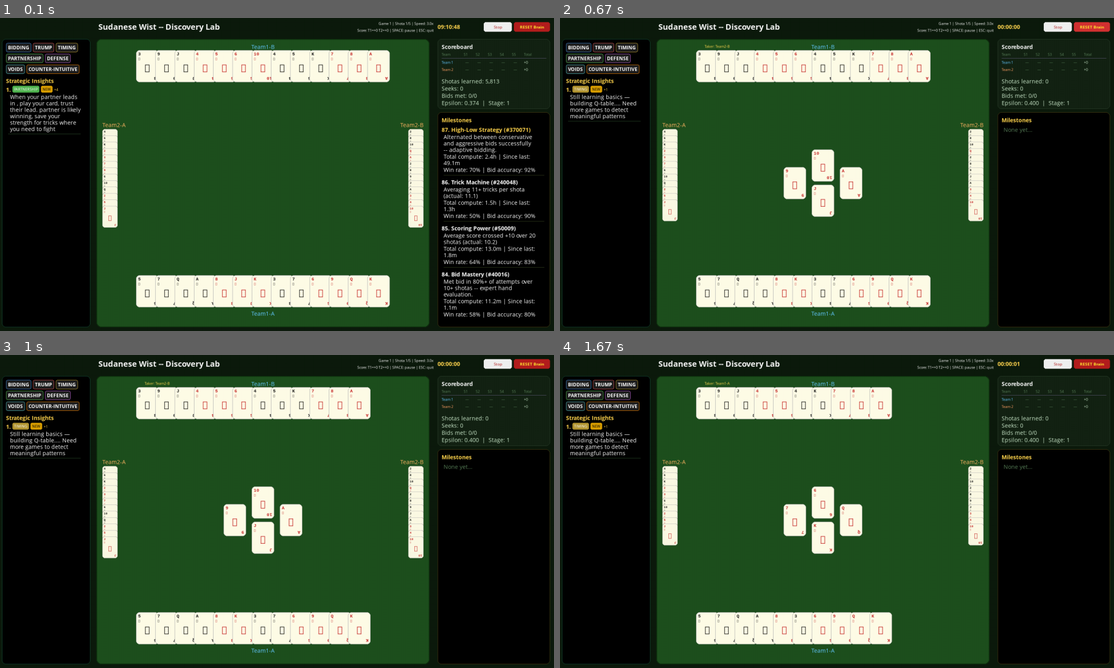
Above: before the commit, frames 1-4 (two rows, left to right).
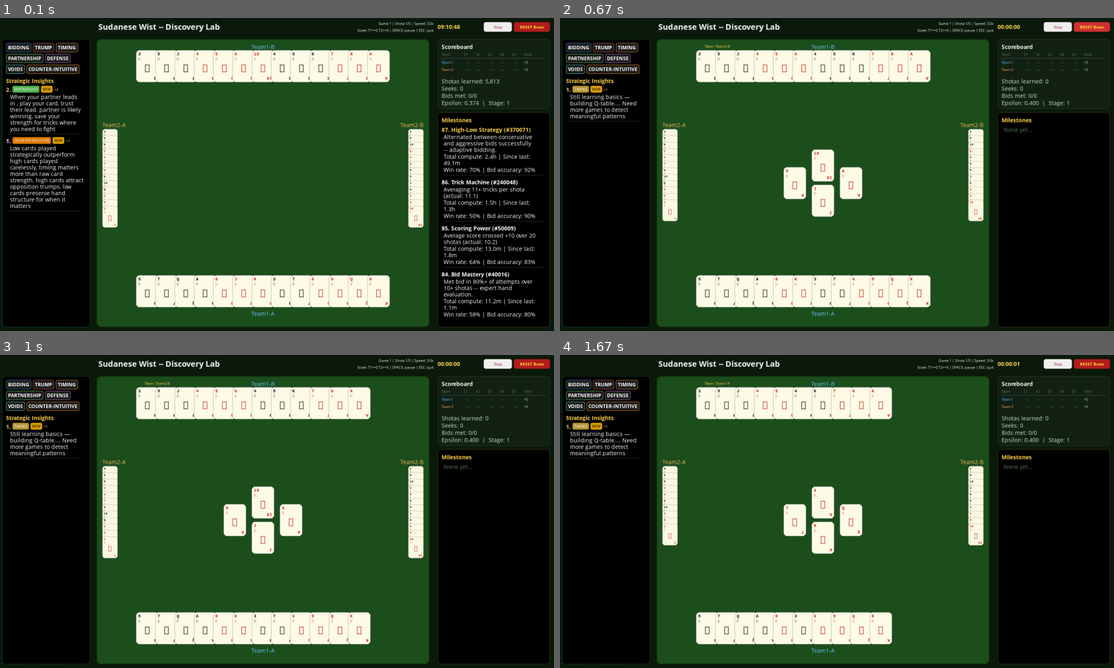
Above: after the commit, the same moments.

Repository: aamagzoub/engineering-intelligence
Game: pygame game, started from gui_wist_discovery/main.py
Same seed, same stepped clock (60 frames per second), same inputs: the game is played once before the commit and once after it.
Inputs (mouse positions are in pixels of both pictures, inside the frame that each line leads up to):
- Up to frame 1 (0.1 s): no input
- Up to frame 2 (0.67 s): click "RESET Brain" at 0.38 s
- Up to frame 3 (1 s): click (282, 533) at 0.72 s
- Up to frame 4 (1.67 s): click (665, 464) at 1.05 s; click "NEW" at 1.38 s

The runs differ from the first frame. In frame 1, 1.0% of the frame differs, in the area x 1-16%, y 22-62%; in frame 2, nothing differs; in frame 3, nothing differs; in frame 4, nothing differs.

Commit message:
feat: v2.5.1 - strategic principles, milestone format, tips toggle, name fix

Diff:
--- a/gui_wist_discovery/insights.py
+++ b/gui_wist_discovery/insights.py
@@ -192,75 +192,166 @@
 
 
 def _mine_play_patterns(play_items, episodes) -> list:
-    """Mine play Q-table for decisive patterns. Auto-generates descriptions."""
+    """Mine play Q-table for GENERAL strategic principles, not granular combos."""
     insights = []
 
-    # Group by (position, phase, trick_diff) context.
-    context_actions = defaultdict(lambda: defaultdict(list))
+    # Instead of per-context insights, aggregate across contexts to find
+    # universal truths: actions that win in MOST situations.
+    action_wins = defaultdict(lambda: {"total_q": 0, "count": 0, "beats": 0, "contexts": 0})
+    action_losses = defaultdict(lambda: {"total_q": 0, "count": 0, "contexts": 0})
+
+    # Also track: trump vs non-trump, following vs not, tier performance.
+    trump_vs_non = {"trump_q": [], "non_q": []}
+    follow_vs_off = {"follow_q": [], "off_q": []}
+    void_creation = {"void_q": [], "keep_q": []}
+    tier_overall = defaultdict(list)  # tier -> list of Q values.
+    position_advantage = defaultdict(list)  # pos -> Q values.
 
     for state, actions in play_items:
-        if len(state) < 7 or len(actions) < 2:
-            continue
+        if len(state) < 6 or len(actions) < 2:
+            continue
+
+        sorted_a = sorted(actions.items(), key=lambda x: -x[1])
+        best_key, best_q = sorted_a[0]
+        worst_key, worst_q = sorted_a[-1]
+
+        if len(best_key) < 3:
+            continue
+
+        # Track overall action properties.
+        for key, q in actions.items():
+            if len(key) < 3:
+                continue
+            tier = key[0]
+            follows = key[1]
+            is_trump = key[2] == "T"
+            creates_void = len(key) > 4 and key[4] == "V"
+
+            tier_overall[tier].append(q)
+            if is_trump:
+                trump_vs_non["trump_q"].append(q)
+            else:
+                trump_vs_non["non_q"].append(q)
+            if follows == "F":
+                follow_vs_off["follow_q"].append(q)
+            else:
+                follow_vs_off["off_q"].append(q)
+            if creates_void:
+                void_creation["void_q"].append(q)
+            else:
+                void_creation["keep_q"].append(q)
+
+        # Position tracking.
         pos = state[4]
-        phase = state[5]
-        td = state[6] if len(state) > 6 else "T"
-        ctx = (pos, phase, td)
-
+        position_advantage[pos].append(best_q)
+
+    # Now generate GENERAL strategic principles from aggregated data.
+
+    # 1. Trump dominance principle.
+    if trump_vs_non["trump_q"] and trump_vs_non["non_q"]:
+        t_avg = sum(trump_vs_non["trump_q"]) / len(trump_vs_non["trump_q"])
+        n_avg = sum(trump_vs_non["non_q"]) / len(trump_vs_non["non_q"])
+        if t_avg > n_avg + 0.3:
+            insights.append(_make(
+                "Trump control wins games, whoever runs out of trump last controls the endgame",
+                "trump", "intermediate", 1, episodes,
+                why="trump beats everything regardless of rank, managing it well is the single biggest factor"
+            ))
+
+    # 2. Void power principle.
+    if void_creation["void_q"] and len(void_creation["void_q"]) >= 5:
+        v_avg = sum(void_creation["void_q"]) / len(void_creation["void_q"])
+        k_avg = sum(void_creation["keep_q"]) / len(void_creation["keep_q"]) if void_creation["keep_q"] else 0
+        if v_avg > k_avg + 0.15:
+            insights.append(_make(
+                "A void is worth more than a King, one void gives you multiple free tricks through trumping",
+                "voids", "intermediate", 1, episodes,
+                why="every time that suit is led after you're void, you can trump it for free"
+            ))
+
+    # 3. Following suit vs breaking.
+    if follow_vs_off["follow_q"] and follow_vs_off["off_q"]:
+        f_avg = sum(follow_vs_off["follow_q"]) / len(follow_vs_off["follow_q"])
+        o_avg = sum(follow_vs_off["off_q"]) / len(follow_vs_off["off_q"])
+        if o_avg > f_avg + 0.2:
+            insights.append(_make(
+                "Breaking from the led suit (trumping or discarding) is more profitable than following when you have the choice",
+                "timing", "advanced", 1, episodes,
+                why="following suit with low cards is passive, breaking creates opportunities to control"
+            ))
+        elif f_avg > o_avg + 0.2:
+            insights.append(_make(
+                "Following suit with strong cards is the foundation of trick-winning, high cards in the led suit are your most reliable weapons",
+                "timing", "beginner", 1, episodes,
+                why="the highest card in the led suit wins unless someone trumps it"
+            ))
+
+    # 4. Tier hierarchy — which card ranks actually perform best.
+    tier_avgs = {}
+    for tier, vals in tier_overall.items():
+        if len(vals) >= 10:
+            tier_avgs[tier] = sum(vals) / len(vals)
+
+    if tier_avgs:
+        best_tier = max(tier_avgs, key=tier_avgs.get)
+        worst_tier = min(tier_avgs, key=tier_avgs.get)
+        # Counter-intuitive: if low cards outperform high ones overall.
+        if _TIER_RANK.get(best_tier, 0) < 2:
+            insights.append(_make(
+                "Low cards played strategically outperform high cards played carelessly, timing matters more than raw card strength",
+                "counter-intuitive", "advanced", 1, episodes,
+                why="high cards attract opposition trumps, low cards preserve hand structure for when it matters"
+            ))
+        if _TIER_RANK.get(best_tier, 0) >= 4:
+            insights.append(_make(
+                "High cards dominate when played at the right moment, the key is knowing WHEN to deploy them",
+                "timing", "intermediate", 1, episodes,
+                why="Aces and Kings are guaranteed winners in the right context but wasted if trumped"
+            ))
+
+    # 5. Position wisdom.
+    if position_advantage:
+        pos_avgs = {p: sum(v)/len(v) for p, v in position_advantage.items() if len(v) >= 10}
+        if pos_avgs:
+            best_pos = max(pos_avgs, key=pos_avgs.get)
+            if best_pos == "3":
+                insights.append(_make(
+                    "Playing last is the strongest position in Wist, you see everyone else's card before choosing yours",
+                    "timing", "intermediate", 1, episodes,
+                    why="perfect information about the current trick lets you play the minimum needed to win"
+                ))
+            elif best_pos == "0":
+                insights.append(_make(
+                    "Leading gives you control, you choose which suit everyone must follow, that power shapes the entire trick",
+                    "timing", "intermediate", 1, episodes,
+                    why="the leader forces opponents into their weak suits while playing from strength"
+                ))
+
+    # 6. Score-state strategy.
+    winning_q = []
+    losing_q = []
+    for state, actions in play_items:
+        if len(state) < 7:
+            continue
+        td = state[6]
         for key, q in actions.items():
             if len(key) >= 3:
-                context_actions[ctx][key].append(q)
-
-    # For each context, find the best and worst actions.
-    for ctx, action_qs in context_actions.items():
-        pos, phase, td = ctx
-        pos_desc = _POS_DESC.get(pos, "")
-        phase_desc = _PHASE_DESC.get(phase, "")
-        td_desc = _TD_DESC.get(td, "")
-        if not pos_desc or not phase_desc:
-            continue
-
-        # Compute averages per action.
-        avg_by_action = {}
-        for key, vals in action_qs.items():
-            if len(vals) >= 3:
-                avg_by_action[key] = sum(vals) / len(vals)
-
-        if len(avg_by_action) < 2:
-            continue
-
-        # Find best and worst.
-        sorted_actions = sorted(avg_by_action.items(), key=lambda x: -x[1])
-        best_key, best_avg = sorted_actions[0]
-        worst_key, worst_avg = sorted_actions[-1]
-        spread = best_avg - worst_avg
-
-        if spread < 0.5:
-            continue  # Not decisive enough.
-
-        # Check if counter-intuitive (low card beats high card).
-        best_rank = _TIER_RANK.get(best_key[0], 0)
-        worst_rank = _TIER_RANK.get(worst_key[0], 0)
-        is_counter = (best_rank < worst_rank - 1)  # Low card beating much higher card.
-
-        # Auto-generate description.
-        action_desc = _describe_action(best_key)
-        context_parts = [f"When {pos_desc} in {phase_desc}"]
-        if td_desc and td != "T":
-            context_parts.append(f"and your team is {td_desc}")
-        context_str = " ".join(context_parts)
-
-        text = f"{context_str}, {action_desc}"
-        if is_counter:
-            text = f"{context_str}, {action_desc} (beats {_describe_action(worst_key)})"
-
-        why = _why_from_pattern(best_key, worst_key, spread, td_desc)
-        category = _categorize(best_key, worst_key, is_counter)
-        difficulty = "advanced" if is_counter else ("intermediate" if spread > 1.5 else "beginner")
-
-        insights.append(_make(text, category, difficulty, 1, episodes, why=why))
-
-    # Cap per scan but keep growing across scans.
-    return insights[:40]
+                if td == "W":
+                    winning_q.append(q)
+                elif td == "B":
+                    losing_q.append(q)
+
+    if winning_q and losing_q:
+        w_avg = sum(winning_q) / len(winning_q)
+        l_avg = sum(losing_q) / len(losing_q)
+        if l_avg > w_avg + 0.1:
+            insights.append(_make(
+                "The best plays happen under pressure, being behind forces sharper decisions that often have higher payoff",
+                "counter-intuitive", "advanced", 1, episodes,
+                why="desperation drives risk-taking which reveals hidden opportunities in the hand"
+            ))
+
+    return insights[:12]
 
 
 def _mine_bid_patterns(bid_q, episodes) -> list:
@@ -448,50 +539,65 @@
 
 
 def _mine_counter_intuitive(play_items, bid_q, episodes) -> list:
-    """Specifically hunt for patterns where the 'obvious' play loses."""
+    """Find patterns where the 'obvious' play loses — general strategic reversals."""
     insights = []
 
-    # Group by context and find where low beats high.
-    ctx_tiers = defaultdict(lambda: defaultdict(list))
+    # Aggregate: do low cards beat high cards ACROSS ALL contexts?
+    low_total_q = []
+    high_total_q = []
+    mid_total_q = []
+    trump_off_q = []  # Trumping when not following.
+
     for state, actions in play_items:
         if len(state) < 6:
             continue
-        pos = state[4]
-        phase = state[5]
         for key, q in actions.items():
-            if len(key) >= 3:
-                tier = key[0]
-                ctx_tiers[(pos, phase)][tier].append(q)
-
-    for (pos, phase), tier_vals in ctx_tiers.items():
-        # Compute avg per tier.
-        tier_avgs = {}
-        for tier, vals in tier_vals.items():
-            if len(vals) >= 3:
-                tier_avgs[tier] = sum(vals) / len(vals)
-
-        if len(tier_avgs) < 3:
-            continue
-
-        # Check reversals: low > high.
-        low_avg = tier_avgs.get("X", tier_avgs.get("L", None))
-        high_avg = tier_avgs.get("A", tier_avgs.get("K", None))
-        mid_avg = tier_avgs.get("M", tier_avgs.get("J", None))
-
-        pos_desc = _POS_DESC.get(pos, "")
-        phase_desc = _PHASE_DESC.get(phase, "")
-
-        if low_avg is not None and high_avg is not None and low_avg > high_avg + 0.2:
-            text = f"In {phase_desc} when {pos_desc}, low cards outperform Aces and Kings, save your power for other moments"
-            why = "high cards attract trumps from void opponents here. Low cards fly under the radar and preserve your hand"
-            insights.append(_make(text, "counter-intuitive", "advanced", 1, episodes, why=why))
-
-        if mid_avg is not None and high_avg is not None and mid_avg > high_avg + 0.2:
-            text = f"In {phase_desc} when {pos_desc}, mid cards (9s, 10s, Jacks) beat Aces, opponents target your high cards but ignore middle ones"
-            why = "opponents save trumps to kill your Aces. Mid cards win tricks nobody fights over"
-            insights.append(_make(text, "counter-intuitive", "advanced", 1, episodes, why=why))
-
-    # Bid reversals: strong hand but pass wins.
+            if len(key) < 3:
+                continue
+            tier = key[0]
+            if tier in ("L", "X"):
+                low_total_q.append(q)
+            elif tier in ("A", "K"):
+                high_total_q.append(q)
+            elif tier in ("M", "J"):
+                mid_total_q.append(q)
+            if key[2] == "T" and key[1] == "O":
+                trump_off_q.append(q)
+
+    # General reversal: mid cards beat high cards overall.
+    if mid_total_q and high_total_q:
+        mid_avg = sum(mid_total_q) / len(mid_total_q)
+        high_avg = sum(high_total_q) / len(high_total_q)
+        if mid_avg > high_avg + 0.1:
+            insights.append(_make(
+                "Middle cards (9s, 10s, Jacks) quietly outperform Aces and Kings on average, they win tricks nobody bothers to fight over",
+                "counter-intuitive", "advanced", 1, episodes,
+                why="opponents save their trumps to kill your high cards but let middle cards through uncontested"
+            ))
+
+    # General reversal: low cards have positive value (not just waste).
+    if low_total_q:
+        low_avg = sum(low_total_q) / len(low_total_q)
+        if low_avg > 0.1:
+            insights.append(_make(
+                "Low cards are not waste, playing them strategically builds voids and preserves your hand structure for critical moments",
+                "counter-intuitive", "intermediate", 1, episodes,
+                why="every low card you play is one step closer to being void in that suit, which means free tricks later"
+            ))
+
+    # Trump when not following: is it worth it?
+    if trump_off_q and len(trump_off_q) >= 5:
+        trump_avg = sum(trump_off_q) / len(trump_off_q)
+        if trump_avg > 0.5:
+            insights.append(_make(
+                "Trumping when you can't follow suit is almost always profitable, even your smallest trump beats their best card",
+                "trump", "beginner", 1, episodes,
+                why="trump overrides rank entirely, a 2 of trump beats an Ace of any other suit"
+            ))
+
+    # Bid reversals.
+    strong_hand_pass = []
+    strong_hand_bid = []
     for state, actions in list(bid_q.items())[:1000]:
         if len(state) < 5:
             continue
@@ -502,19 +608,28 @@
         if highs < 3:
             continue
         pass_q = actions.get("PASS", None)
-        if pass_q is None:
-            continue
         bid_qs = [q for k, q in actions.items() if k.startswith("B")]
-        if not bid_qs:
-            continue
-        best_bid_q = max(bid_qs)
-        if pass_q > best_bid_q + 0.3:
-            text = f"With {highs} high cards, passing beats any bid, raw card power without trump length is a trap"
-            why = "high cards spread across multiple suits get trumped. Trump count matters more than face cards"
-            insights.append(_make(text, "counter-intuitive", "advanced", 1, episodes, why=why))
-            break  # One per scan.
-
-    return insights[:15]
+        if pass_q is not None:
+            strong_hand_pass.append(pass_q)
+        strong_hand_bid.extend(bid_qs)
+
+    if strong_hand_pass and strong_hand_bid:
+        pass_avg = sum(strong_hand_pass) / len(strong_hand_pass)
+        bid_avg = sum(strong_hand_bid) / len(strong_hand_bid)
+        if pass_avg > bid_avg + 0.2:
+            insights.append(_make(
+                "Having many high cards doesn't mean you should bid, trump LENGTH matters more than card POWER",
+                "counter-intuitive", "advanced", 1, episodes,
+                why="high cards spread across suits get trumped by void opponents, concentrated trump length is what delivers tricks"
+            ))
+        elif bid_avg > pass_avg + 0.3:
+            insights.append(_make(
+                "When your hand has strength, commit to it with a bid, hesitation leaves points on the table for opponents",
+                "bidding", "intermediate", 1, episodes,
+                why="strong hands that pass let opponents bid cheaply and control the game"
+            ))
+
+    return insights[:8]
 
 
 # ─── Cache Persistence ───────────────────────────────────────────────────────────
--- a/gui_wist_discovery/main.py
+++ b/gui_wist_discovery/main.py
@@ -391,7 +391,7 @@
             f"{base_desc}"
         )
 
-        self._milestones_list.append((f"{title} (#{episodes})", desc))
+        self._milestones_list.append((f"{title}", desc))
         self._log(f"  ** DISCOVERED: {title} **")
 
         # If user is scrolled down, bump scroll so new item at top doesn't shift view.
